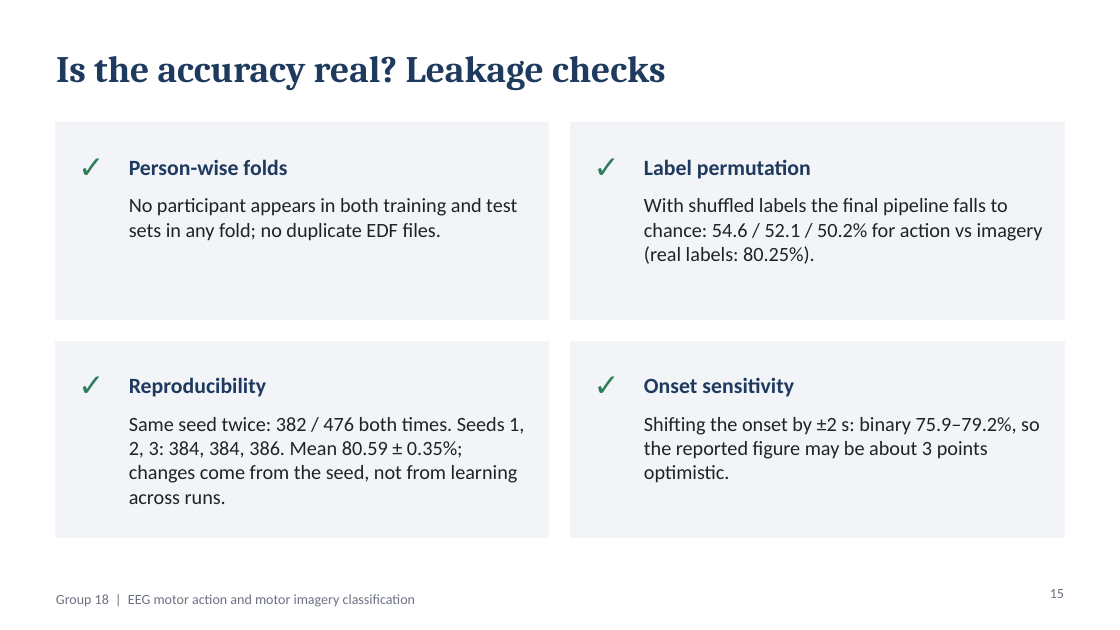
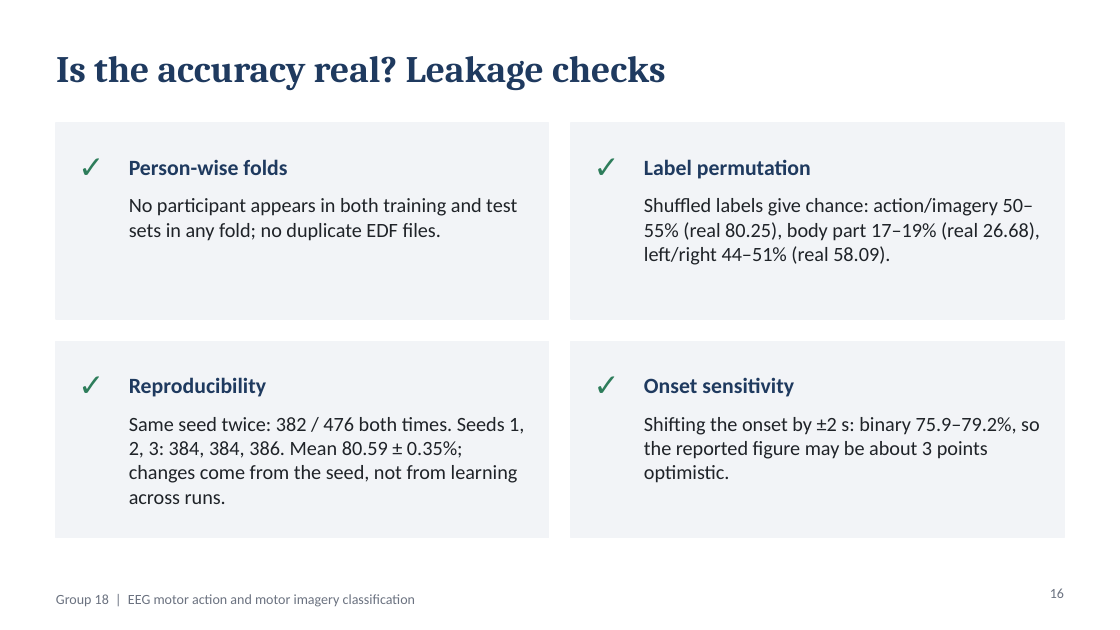
Before and after one commit to tanaydarshan/bci-motor-imagery-grp18, a slide deck: slide 16 of presentation/BCI_Group18_Review.pptx (slide 15 before the commit). Drawn at 1120x630 pixels with LibreOffice and Linux fonts; fonts in the diff are those of the drawing. Boxes give left, top, right and bottom in pixels: in the first picture for what was removed or moved away, otherwise in the second. Text is boxed around its words. In the diff, an @@ line names an element or a change of style, - is before the commit and + after.

```diff
--- a/presentation/BCI_Group18_Review.pptx
+++ b/presentation/BCI_Group18_Review.pptx
@@ text at (x1=644, y1=198, x2=1040, y2=265): text changed @@
-With shuffled labels the final pipeline falls to chance: 54.6 / 52.1 / 50.2% for action vs imagery (real labels: 80.25%).
+Shuffled labels give chance: action/imagery 50–55% (real 80.25), body part 17–19% (real 26.68), left/right 44–51% (real 58.09).
@@ page number at (x1=1050, y1=588, x2=1064, y2=598): text changed @@
-15
+16
```
Also in this commit, not shown: 1 other slide changed, 1 slide added, 5 other files.
